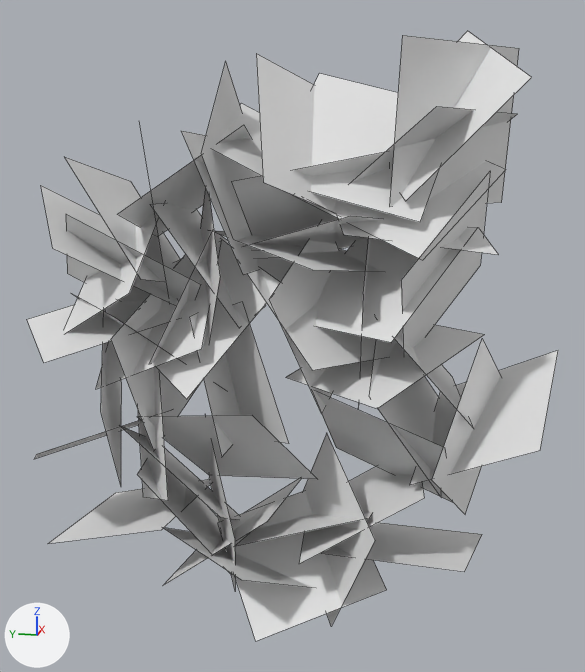
Two versions of the FBX model Assets/Gaia/Models/Plant/VegetWall/VegetWallLeaves_A.fbx, one commit apart.
One viewpoint serves both versions: a 50 mm lens placed at (-21.144, -2.254, 0.723), pointed at (-19.907, -2.007, 0.414). Lighting does not change. The marker at lower left points along +X, +Y and +Z. Mesh edges are drawn as thin lines. Where no turn or scale is listed for an object, it has been applied to the vertices.

Names of what the first picture shows: 'VegetWallLeaves_A'.
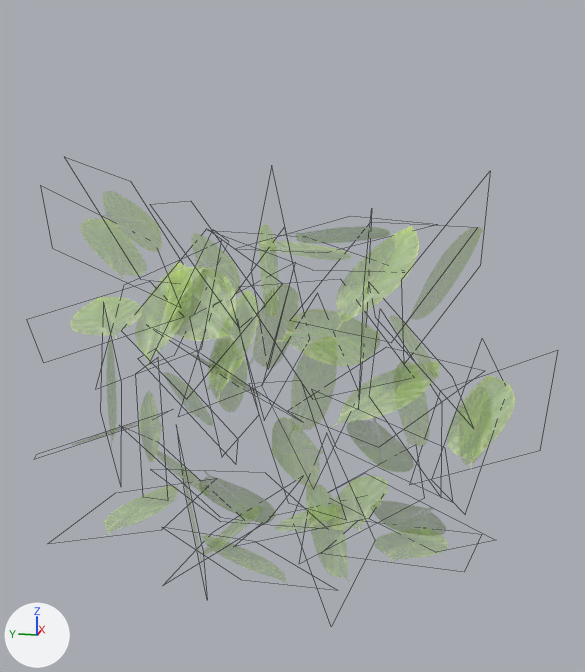
The newer file is also turned or shifted as a whole; pictures and numbers use the older file's frame.

Patch to the scene script:
```diff
--- a/Assets/Gaia/Models/Plant/VegetWall/VegetWallLeaves_A.fbx.py
+++ b/Assets/Gaia/Models/Plant/VegetWall/VegetWallLeaves_A.fbx.py
@@ img_leaf01_png @@
+img_leaf01_png = load_image('Leaf01.png', '../../../Materials/Leaves/Leaf01.png', 256, 256, 'Non-Color')
@@ mat_leaf01 @@
 n0 = _N.new('ShaderNodeBsdfPrincipled'); n0.name = 'Principled BSDF'
 n1 = _N.new('ShaderNodeOutputMaterial'); n1.name = 'Material Output'
+n2 = _N.new('ShaderNodeTexImage'); n2.name = 'Image Texture'
+n2.image = img_leaf01_png
+n2.extension = 'EXTEND'
+n3 = _N.new('ShaderNodeTexImage'); n3.name = 'Image Texture.001'
+n3.image = img_leaf01_png
+n3.extension = 'EXTEND'
 _L.new(n0.outputs[0], n1.inputs[0])  # 'BSDF' to 'Surface'
+_L.new(n2.outputs[0], n0.inputs[0])  # 'Color' to 'Base Color'
+_L.new(n3.outputs[0], n0.inputs[4])  # 'Color' to 'Alpha'
@@ me_plane_018 @@
 # used by ob_vegetwallleaves_a; location = (-20.0, -2.0, 0.0)
 # verts and faces of me_plane_018; kept vertices keep their numbers, new ones are numbered from 220
-me_plane_018.from_pydata(...)  # 220 vertices, 55 faces; spans x -0.08..0.251, y -0.423..0.474, z -0.062..0.88
+me_plane_018.from_pydata(...)  # 164 vertices, 41 faces; spans x -0.08..0.251, y -0.423..0.474, z -0.062..0.694
+# me_plane_018 part 1: the loose piece of 4 vertices spanning x -0.003..0.217, y 0.076..0.283, z -0.011..0.197 is moved by (0.0, -0.011, 0.194)
+# me_plane_018 part 2: the loose piece of 4 vertices spanning x -0.061..0.225, y 0.094..0.376, z 0.326..0.467 is moved by (0.0, -0.128, -0.047)
+# me_plane_018 part 3: the loose piece of 4 vertices spanning x -0.012..0.187, y -0.022..0.18, z 0.207..0.483 is moved by (0.0, -0.089, -0.117)
+# me_plane_018 part 4: the loose piece of 4 vertices spanning x -0.034..0.176, y -0.046..0.24, z 0.125..0.322 is moved by (0.0, -0.02, -0.09)
+# me_plane_018 part 5: the loose piece of 4 vertices spanning x -0.04..0.246, y 0.18..0.244, z 0.221..0.513 is moved by (0.0, -0.187, 0.066)
+# me_plane_018 part 6: the loose piece of 4 vertices spanning x -0.078..0.233, y -0.305..0.002, z 0.349..0.435 is moved by (0.0, -0.003, -0.057)
+# me_plane_018 part 7: the loose piece of 4 vertices spanning x -0.068..0.221, y 0.05..0.179, z -0.038..0.275 is moved by (0.0, 0.051, -0.023)
+# me_plane_018 part 8: the loose piece of 4 vertices spanning x -0.057..0.227, y 0.067..0.2, z 0.351..0.664 is moved by (0.0, -0.106, 0.016)
+# me_plane_018 part 9: the loose piece of 4 vertices spanning x -0.044..0.238, y -0.112..0.0, z 0.303..0.602 is moved by (0.0, 0.012, -0.127)
+# me_plane_018 part 10: the loose piece of 4 vertices spanning x -0.056..0.237, y -0.199..0.073, z 0.389..0.54 is moved by (0.0, -0.001, -0.042)
+# me_plane_018 part 11: the loose piece of 4 vertices spanning x -0.055..0.218, y 0.188..0.374, z 0.405..0.658 is moved by (0.0, -0.197, -0.127)
+# me_plane_018 part 12: 15 loose pieces with 60 vertices, spanning x -0.067..0.248, y -0.342..0.406, z -0.052..0.88, are deleted
+# me_plane_018 part 13
+verts[220] = (-0.015, -0.14, 0.235)
+verts[221] = (0.015, -0.336, 0.131)
+verts[222] = (0.153, -0.05, 0.116)
+verts[223] = (0.183, -0.247, 0.011)  # pixel (436, 552)
+faces += [(220, 221, 223, 222)]
 me_plane_018.materials.append(mat_leaf01)
```

Location of each change, (x1, y1, x2, y2) in pixels of the pictures (585 x 672 px; the box of a moved part takes in the faces that stretch with it):
'VegetWallLeaves_A', surface changed, reshaped
    before: (27, 31, 558, 641)
    after: (70, 191, 515, 586)
part 1 of me_plane_018, moved or reshaped
    before: (137, 460, 232, 575)
    after: (164, 372, 213, 426)
part 2 of me_plane_018, moved or reshaped
    before: (71, 293, 222, 388)
    after: (191, 353, 261, 396)
part 3 of me_plane_018, moved or reshaped
    before: (225, 302, 289, 444)
    after: (272, 417, 324, 487)
part 4 of me_plane_018, moved or reshaped
    before: (138, 415, 317, 479)
    after: (198, 471, 275, 524)
part 5 of me_plane_018, moved or reshaped
    before: (111, 264, 202, 451)
    after: (248, 284, 299, 368)
part 6 of me_plane_018, moved or reshaped
    before: (286, 325, 485, 409)
    after: (330, 361, 440, 428)
part 7 of me_plane_018, moved or reshaped
    before: (205, 415, 235, 588)
    after: (181, 464, 202, 562)
part 8 of me_plane_018, moved or reshaped
    before: (200, 187, 220, 342)
    after: (259, 224, 280, 323)
part 9 of me_plane_018, moved or reshaped
    before: (269, 221, 339, 414)
    after: (288, 336, 337, 439)
part 10 of me_plane_018, moved or reshaped
    before: (247, 257, 396, 370)
    after: (274, 309, 380, 367)
part 11 of me_plane_018, moved or reshaped
    before: (65, 203, 165, 333)
    after: (208, 290, 259, 402)
part 12 of me_plane_018, deleted
    before: (66, 31, 532, 641)
part 13 of me_plane_018, added
    after: (372, 501, 446, 535)
